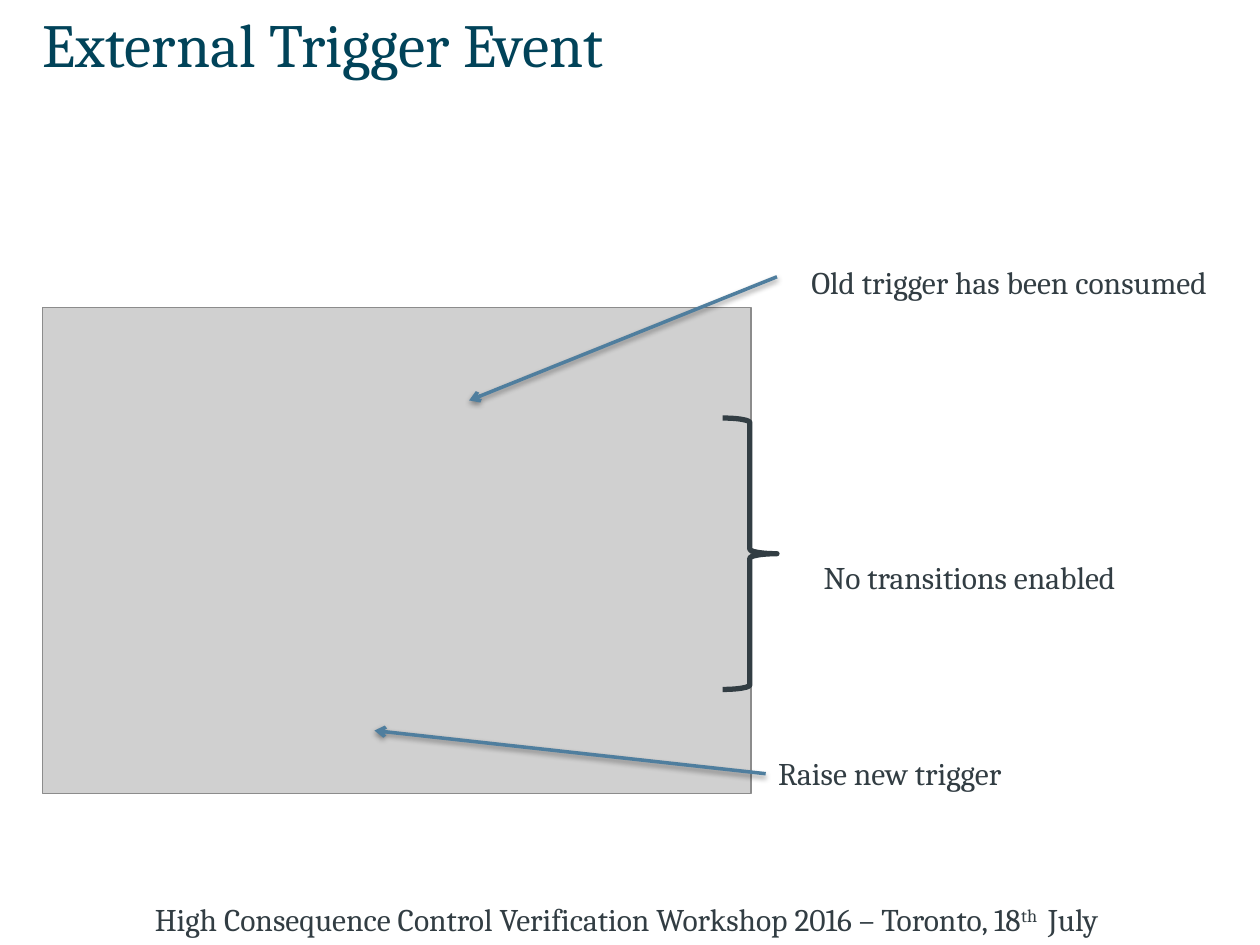
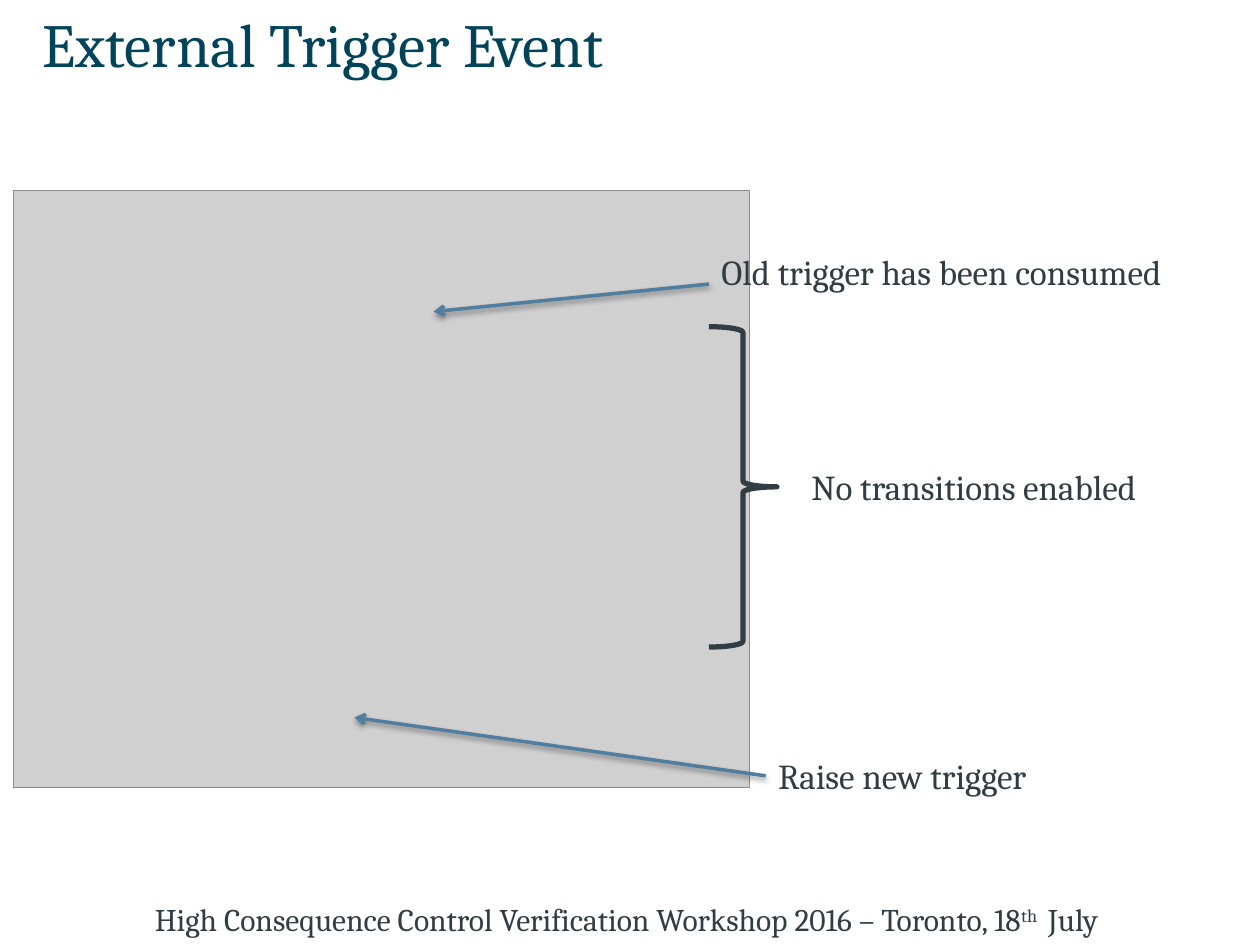
Before and after one commit to kmorris3/rodin_scxml_plugin, a slide deck: slide 18 of talks/CAV2016/CAV_HCVVW16_SCXML.pptx (slide 17 before the commit). Drawn at 1260x945 pixels with LibreOffice and Linux fonts; fonts in the diff are those of the drawing; grey boxes stand for pictures. Boxes give left, top, right and bottom in pixels: in the first picture for what was removed or moved away, otherwise in the second. Text is boxed around its words. In the diff, an @@ line names an element or a change of style, - is before the commit and + after.

```diff
--- a/talks/CAV2016/CAV_HCVVW16_SCXML.pptx
+++ b/talks/CAV2016/CAV_HCVVW16_SCXML.pptx
@@ picture: place and size @@
-picture at <box>43,307,751,794</box>
+picture at <box>14,190,750,788</box>
@@ text "Old trigger has been consumed": place and size @@
-text "Old trigger has been consumed" at <box>811,272,1206,301</box>
+text "Old trigger has been consumed" at <box>721,253,1161,294</box>
@@ arrow moved from (777, 277) - (469, 401) to (709, 284) - (433, 311) @@
@@ right brace: place and size @@
-right brace at <box>723,418,777,689</box>
+right brace at <box>709,326,777,646</box>
@@ size 18 to 20 pt in 3 elements at <box>778,765,1026,797</box>, <box>721,253,1161,294</box>, <box>811,475,1136,501</box> @@
@@ text "No transitions enabled": place and size @@
-text "No transitions enabled" at <box>824,567,1115,590</box>
+text "No transitions enabled" at <box>811,475,1136,501</box>
@@ arrow moved from (766, 774) - (374, 731) to (766, 776) - (354, 717) @@
```
Also in this commit, not shown: 9 other slides changed, 1 slide added, 7 other files.
